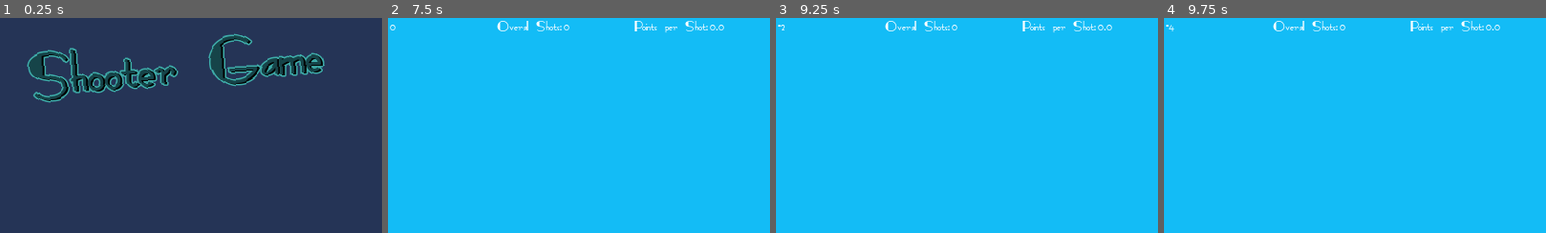
Above: before the commit, frames 1-4 (left to right).
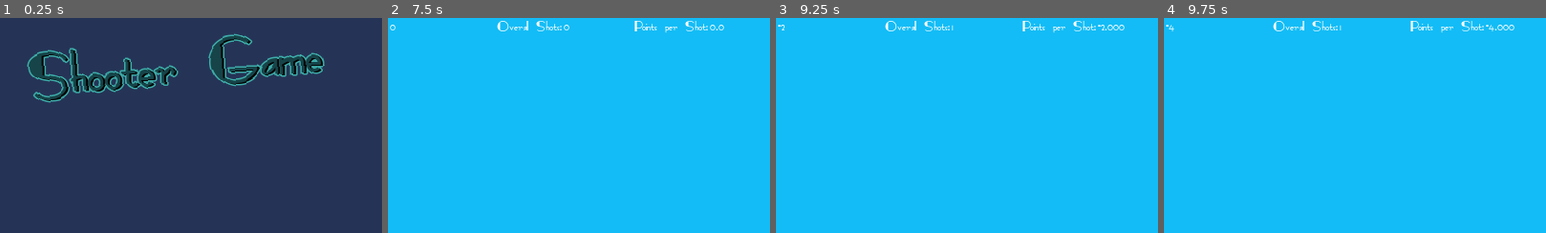
Above: after the commit, the same moments.

Repository: Coding-4Fun/Just4Fun_Mini_Shootergame
Game: Godot game, scene res://UI/MainMenuUI.tscn
Same seed, same stepped clock (60 frames per second), same inputs: the game is played once before the commit and once after it.
Inputs (mouse positions are % of the whole screen's width and height, from its top left):
- Up to frame 1 (0.25 s): no input
- Up to frame 2 (7.5 s): click "Play" at 0.5 s; click "Restart" at 1.25 s; click "Restart" at 2 s; click "Restart" at 2.75 s; click "Enable Target Timer" at 3.5 s; click "Back to Menu" at 4.25 s; click "Play" at 5 s; click "Settings" at 5.75 s; move the mouse to (72, 45) at 6.52 s; hold Right (ui_right) 6.53-7.28 s; tap Mouse wheel down (cannon_power_minus) at 6.6, 7.35 s; tap Enter at 7.25 s; move the mouse to (30, 55) at 7.27 s; hold Down (ui_down) from 7.28 s (still down)
- Up to frame 3 (9.25 s): tap Space (cannon_shoot) at 7.55, 8, 8.3, 8.85 s; move the mouse to (60, 28) at 8.02 s; release Down (ui_down) at 8.03 s; hold Right (ui_right) 8.03-8.78 s; tap Mouse wheel up (cannon_power_plus) at 8.1 s; tap Enter at 8.75 s; move the mouse to (45, 70) at 8.77 s; hold Up (ui_up) from 8.78 s (still down)
- Up to frame 4 (9.75 s): move the mouse to (80, 65) at 9.52 s; release Up (ui_up) at 9.53 s; hold Left (ui_left) from 9.53 s (still down); hold Ctrl from 9.53 s (still down)
The pictures show only the part of the screen within x 50-100%, y 0-50%; the shares and areas given below are measured in that part.

Frames 1-2 are identical in both runs. In frame 3, 0.2% of the frame differs, in the area x 46-92%, y 3-6%; in frame 4, 0.2%, in the area x 46-92%, y 3-7%.

Commit message:
Add: Emit Signal für Shoot Zählung

Diff:
--- a/Cannon/Cannon.gd
+++ b/Cannon/Cannon.gd
@@ -32,6 +32,7 @@
 func _unhandled_input(event):
 	if event.is_action_released("cannon_shoot"): # and can_shoot:
 		SignalBus.emit_signal("CannonShooting", Muzzle.global_transform, muzzle_velocity, gravity)
+		SignalBus.emit_signal("CannonShoot")
 	if event.is_action_released("cannon_power_plus"):
 		if Input.is_key_pressed(KEY_CONTROL):
 			muzzle_velocity = clamp(muzzle_velocity+1000, min_velocity, max_velocity)
